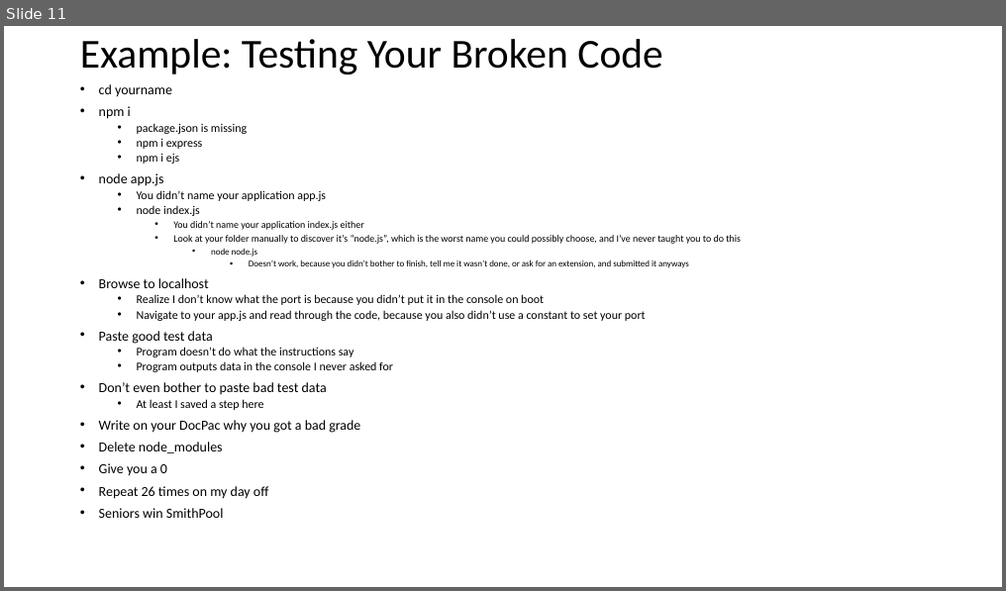
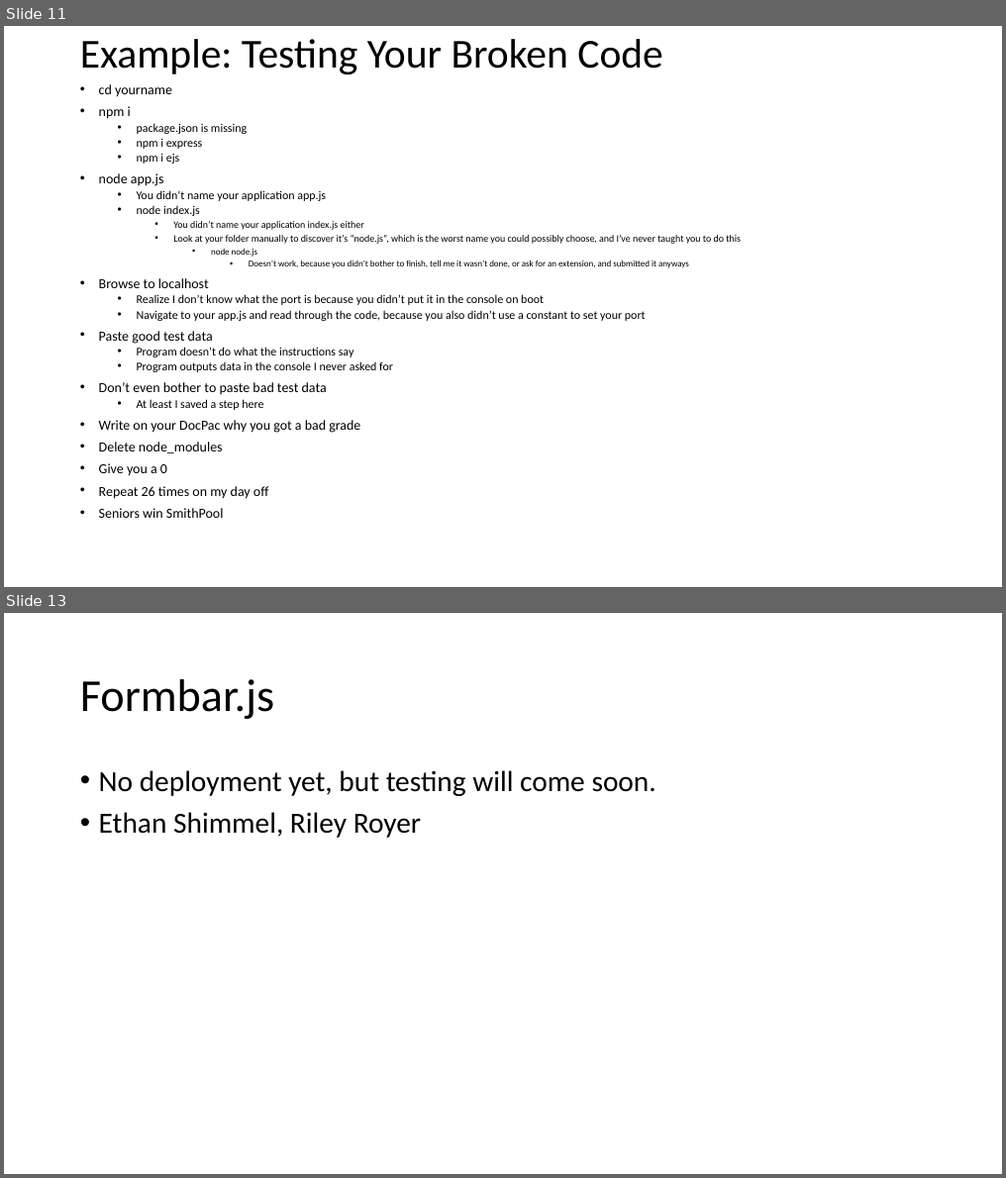
Before and after one commit to parke2023059/docpacs2223, a slide deck: docpac_24240223/Weekly Review.pptx. Shown one above the other, each under a label of ours: slide 11 before the commit, slides 11 and 13 after it; the slides between them are not shown. The pictures are 1006x591 and 1006x1178 pixels, drawn with LibreOffice and Linux fonts; fonts in the diff are those of the drawing. Boxes give left, top, right and bottom in pixels: in the first picture for what was removed or moved away, otherwise in the second. Text is boxed around its words. In the diff, an @@ line names an element or a change of style, - is before the commit and + after.

```diff
--- a/docpac_24240223/Weekly Review.pptx
+++ b/docpac_24240223/Weekly Review.pptx
@@ slide 13 added at [4, 613, 1002, 1174], background #FFFFFF @@
@@ title added at [80, 679, 274, 719], 44 pt, text #000000 @@
+Formbar.js
@@ text added at [99, 770, 656, 838], 28 pt, text #000000 @@
+• No deployment yet, but testing will come soon.
+• Ethan Shimmel, Riley Royer
```
Also in this commit, not shown: 4 slides changed, 2 other slides added, 1 other file.
